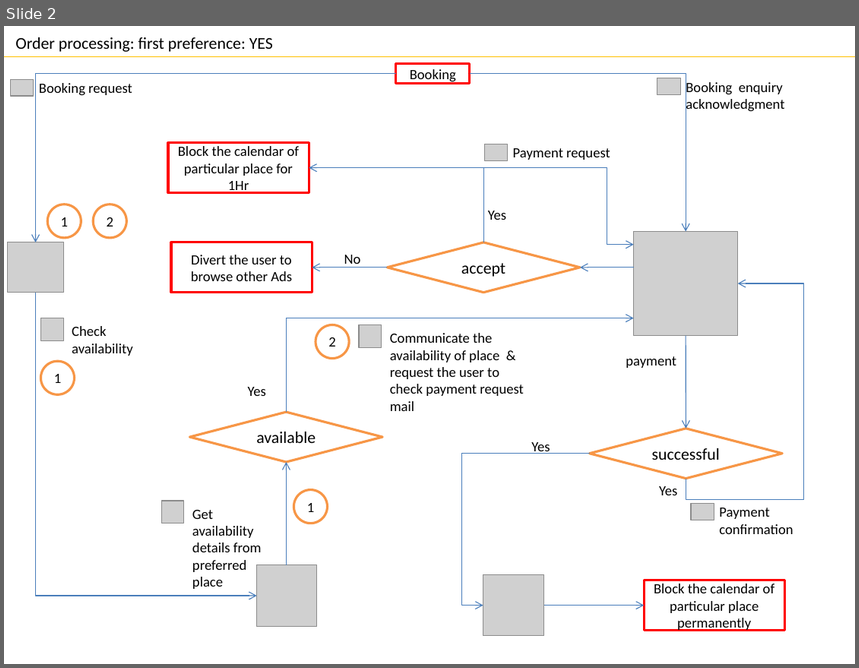
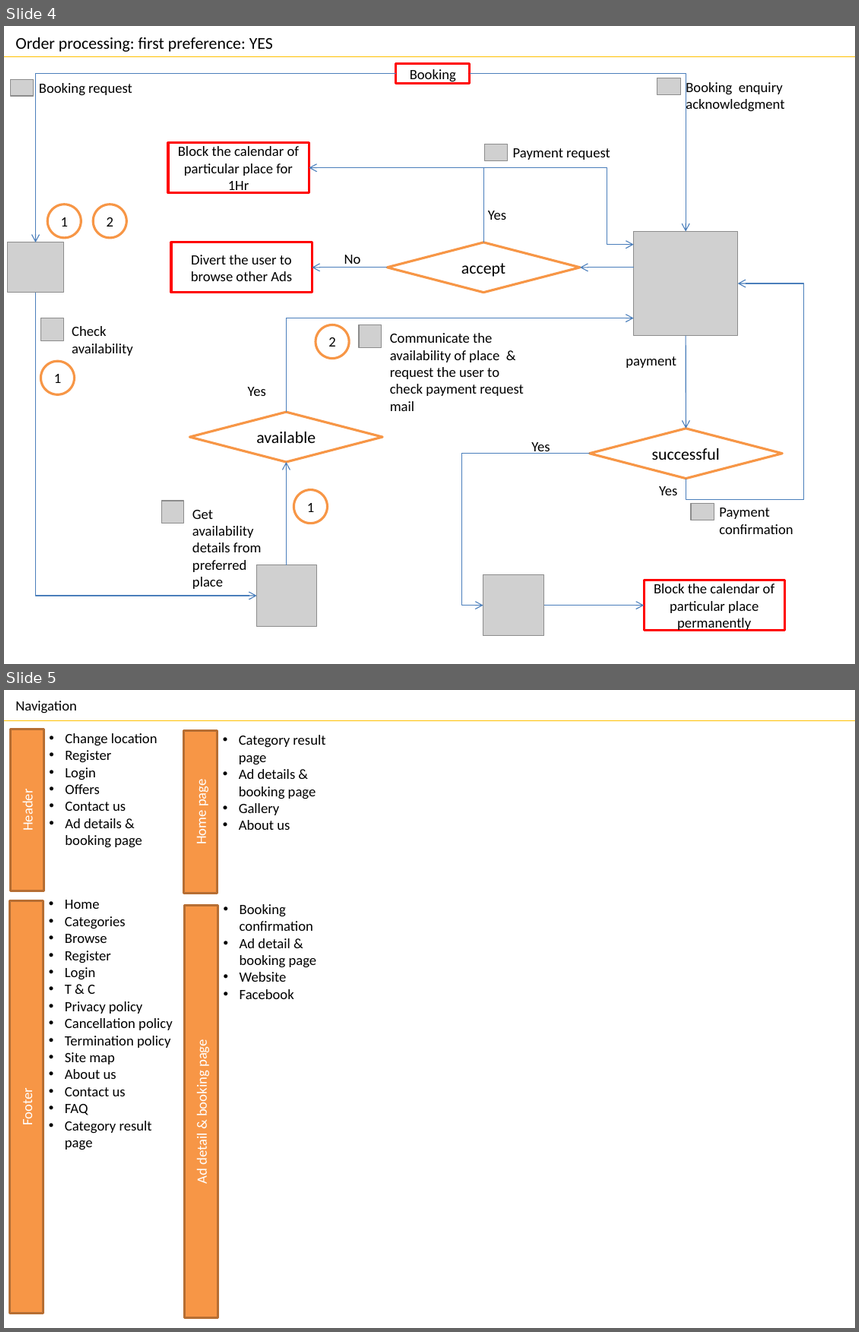
Before and after one commit to navi4ckm/bookmyhomestay, a slide deck: notes/Business_flows.pptx. Shown one above the other, each under a label of ours: slide 2 before the commit, slides 4 and 5 after it. The pictures are 859x668 and 859x1332 pixels, drawn with LibreOffice and Linux fonts; fonts in the diff are those of the drawing; grey boxes stand for pictures. Boxes give left, top, right and bottom in pixels: in the first picture for what was removed or moved away, otherwise in the second. Text is boxed around its words. In the diff, an @@ line names an element or a change of style, - is before the commit and + after.

```diff
--- a/notes/Business_flows.pptx
+++ b/notes/Business_flows.pptx
@@ slide 5 added at (4, 690, 855, 1328), background #FFFFFF @@
@@ text added at (15, 701, 77, 714), 12 pt, text #000000 @@
+Navigation
@@ line added from (4, 720) to (855, 720), #FFC000 0.75 pt @@
@@ rectangle added at (10, 730, 44, 891), fill #F79646, outline #B76F34 2 pt, 12 pt, text #FFFFFF @@
+Header
@@ text added at (65, 733, 158, 848), 12 pt, text #000000 @@
+• Change location
+• Register
+• Login
+• Offers
+• Contact us
+• Ad details & booking page
@@ rectangle added at (183, 731, 217, 894), fill #F79646, outline #B76F34 2 pt, 12 pt, text #FFFFFF @@
+Home page
@@ text added at (239, 735, 325, 830), 12 pt, text #000000 @@
+• Category result page
+• Ad details & booking page
+• Gallery
+• About us
@@ rectangle added at (10, 901, 44, 1313), fill #F79646, outline #B76F34 2 pt, 12 pt, text #FFFFFF @@
+Footer
@@ text added at (65, 900, 172, 1151), 12 pt, text #000000 @@
+• Home
+• Categories
+• Browse
+• Register
+• Login
+• T & C
+• Privacy policy
+• Cancellation policy
+• Termination policy
+• Site map
+• About us
+• Contact us
+• FAQ
+• Category result page
@@ rectangle added at (184, 905, 218, 1317), fill #F79646, outline #B76F34 2 pt, 12 pt, text #FFFFFF @@
+Ad detail & booking page
@@ text added at (240, 904, 317, 999), 12 pt, text #000000 @@
+• Booking confirmation
+• Ad detail & booking page
+• Website
+• Facebook
@@ what was slide 2 is now slide 4 @@
```
Also in this commit, not shown: 2 other slides added, 4 other files.
